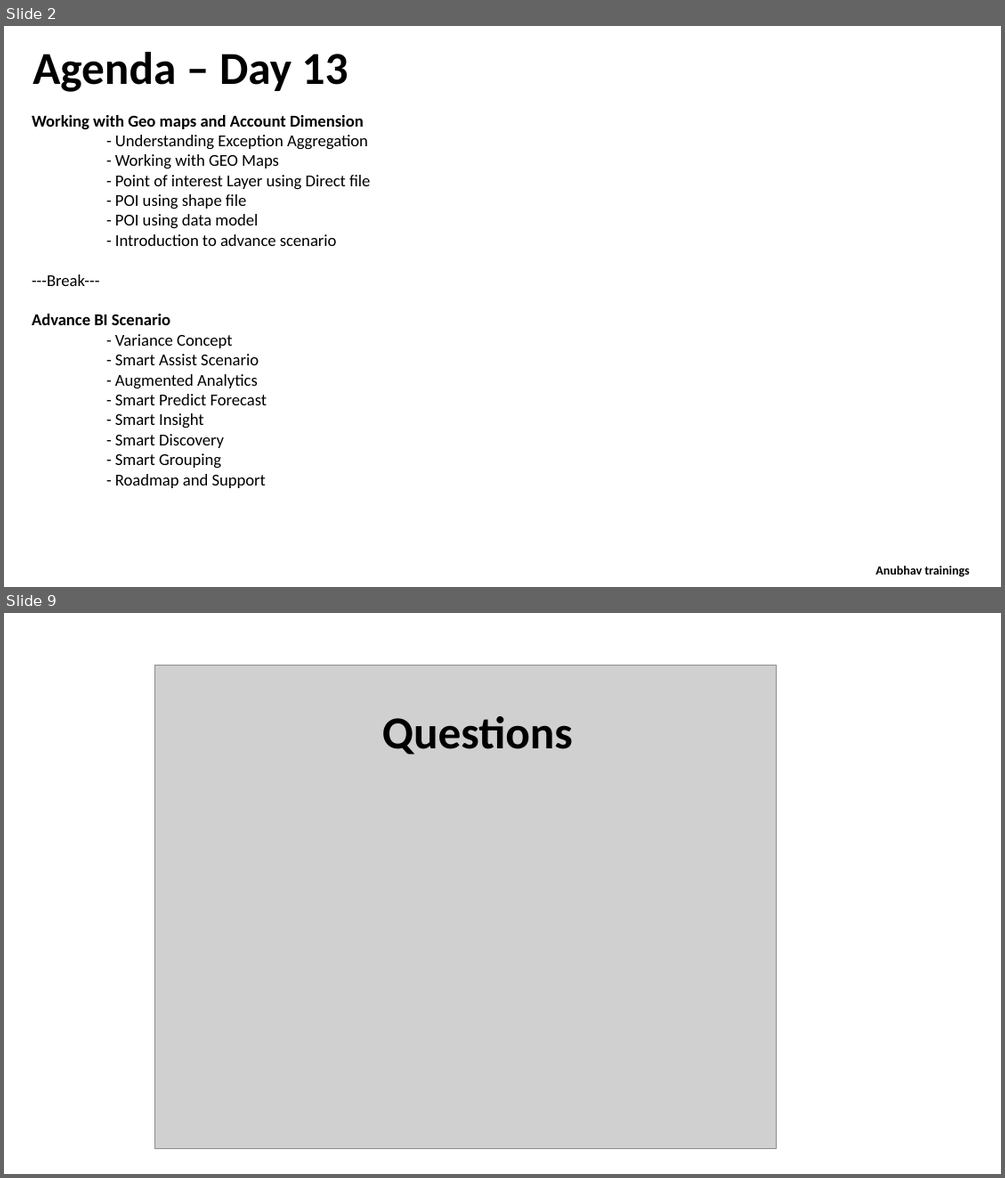
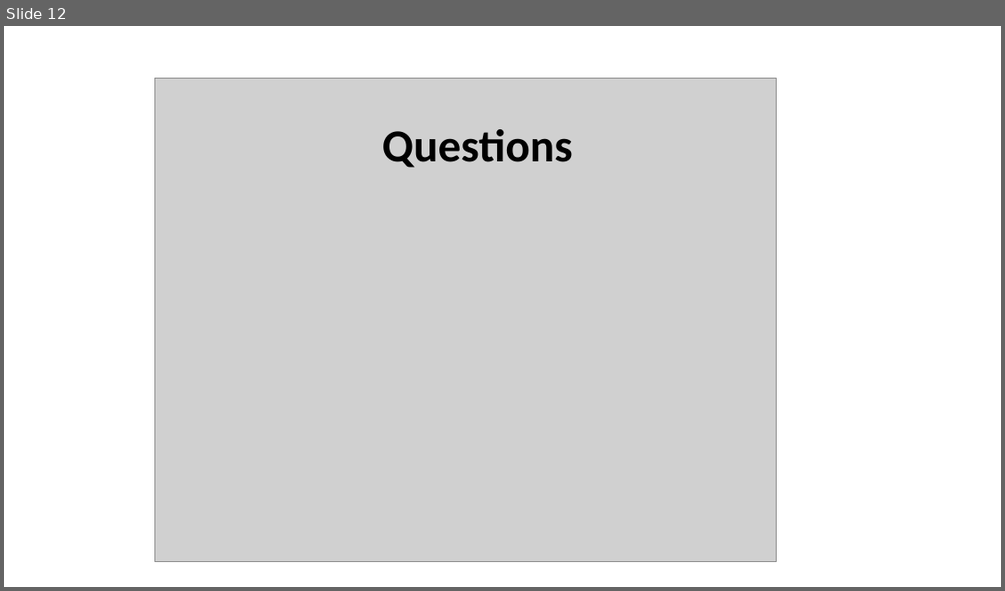
Before and after one commit to soyuztechnologies/SAC_SaamaTechnologies, a slide deck: day 12/SAC_Training Day 12.pptx. Shown one above the other, each under a label of ours: slides 2 and 9 before the commit, slide 12 after it; the slides between them are not shown. The pictures are 1005x1178 and 1005x591 pixels, drawn with LibreOffice and Linux fonts; fonts in the diff are those of the drawing; grey boxes stand for pictures. Boxes give left, top, right and bottom in pixels: in the first picture for what was removed or moved away, otherwise in the second. Text is boxed around its words. In the diff, an @@ line names an element or a change of style, - is before the commit and + after.

```diff
--- a/day 12/SAC_Training Day 12.pptx
+++ b/day 12/SAC_Training Day 12.pptx
@@ slide 2 removed at (4,26,1001,587), background #FFFFFF @@
@@ text removed at (32,52,348,92) @@
-Agenda – Day 13
@@ text removed at (32,115,370,488) @@
-Working with Geo maps and Account Dimension
-- Understanding Exception Aggregation
-- Working with GEO Maps
-- Point of interest Layer using Direct file
-- POI using shape file
-- POI using data model
-- Introduction to advance scenario
----Break---
-Advance BI Scenario
-- Variance Concept
-- Smart Assist Scenario
-- Augmented Analytics
-- Smart Predict Forecast
-- Smart Insight
-- Smart Discovery
-- Smart Grouping
-- Roadmap and Support
@@ text removed at (875,565,969,577) @@
-Anubhav trainings
@@ what was slide 9 is now slide 12 @@
```
Also in this commit, not shown: 6 slides changed, 4 slides added, 6 other files.
